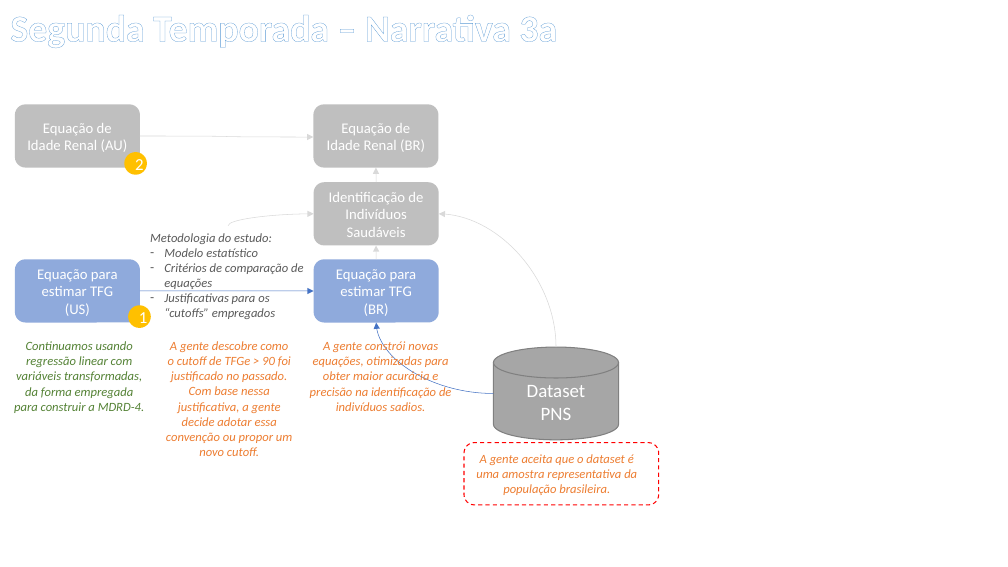
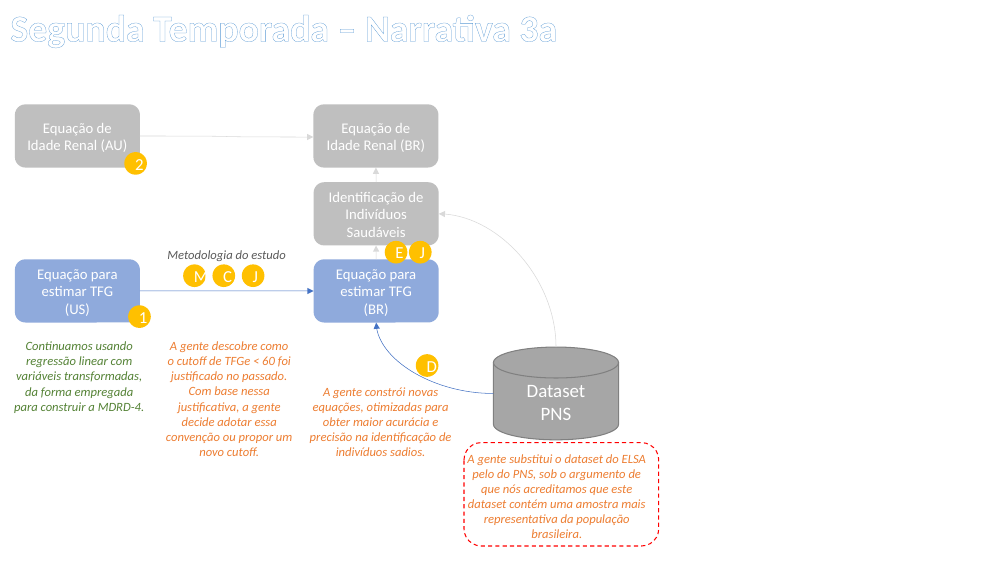
Before and after one commit to andreplima/collabSergio, a slide deck: slide 12 of support/Proposta de Trabalho.pptx (slide 10 before the commit). Drawn at 1008x567 pixels with LibreOffice and Linux fonts; fonts in the diff are those of the drawing. Boxes give left, top, right and bottom in pixels: in the first picture for what was removed or moved away, otherwise in the second. Text is boxed around its words. In the diff, an @@ line names an element or a change of style, - is before the commit and + after.

```diff
--- a/support/Proposta de Trabalho.pptx
+++ b/support/Proposta de Trabalho.pptx
@@ curved arrow removed from (228, 226) to (314, 214) @@
@@ text at box(167, 250, 285, 261): text changed @@
-Metodologia do estudo:
-– Modelo estatístico
-– Critérios de comparação de equações
-– Justificativas para os “cutoffs” empregados
+Metodologia do estudo
@@ ellipse added at box(183, 265, 206, 287), fill #FFC000, 16 pt, text #FFFFFF @@
+M
@@ ellipse added at box(212, 265, 235, 287), fill #FFC000, 16 pt, text #FFFFFF @@
+C
@@ ellipse added at box(242, 265, 265, 287), fill #FFC000, 16 pt, text #FFFFFF @@
+J
@@ ellipse added at box(385, 241, 408, 264), fill #FFC000, 16 pt, text #FFFFFF @@
+E
@@ ellipse added at box(409, 241, 432, 264), fill #FFC000, 16 pt, text #FFFFFF @@
+J
@@ text at box(166, 341, 292, 456): text changed @@
-A gente descobre como o cutoff de TFGe > 90 foi justificado no passado. Com base nessa justificativa, a gente decide adotar essa convenção ou propor um novo cutoff.
+A gente descobre como o cutoff de TFGe < 60 foi justificado no passado. Com base nessa justificativa, a gente decide adotar essa convenção ou propor um novo cutoff.
@@ ellipse added at box(416, 354, 439, 377), fill #FFC000, 16 pt, text #FFFFFF @@
+D
@@ text "A gente constrói novas equações, ...": place and size @@
-text "A gente constrói novas equações, ..." at box(310, 340, 451, 411)
+text "A gente constrói novas equações, ..." at box(310, 387, 451, 456)
@@ rounded rectangle: place and size @@
-rounded rectangle at box(464, 442, 659, 504)
+rounded rectangle at box(464, 442, 659, 546)
@@ text at box(467, 454, 646, 538): text changed @@
-A gente aceita que o dataset é uma amostra representativa da população brasileira.
+A gente substitui o dataset do ELSA pelo do PNS, sob o argumento de que nós acreditamos que este dataset contém uma amostra mais representativa da população brasileira.
```
Also in this commit, not shown: 10 other slides changed, 2 slides added, 1 slide removed, 4 other files.
